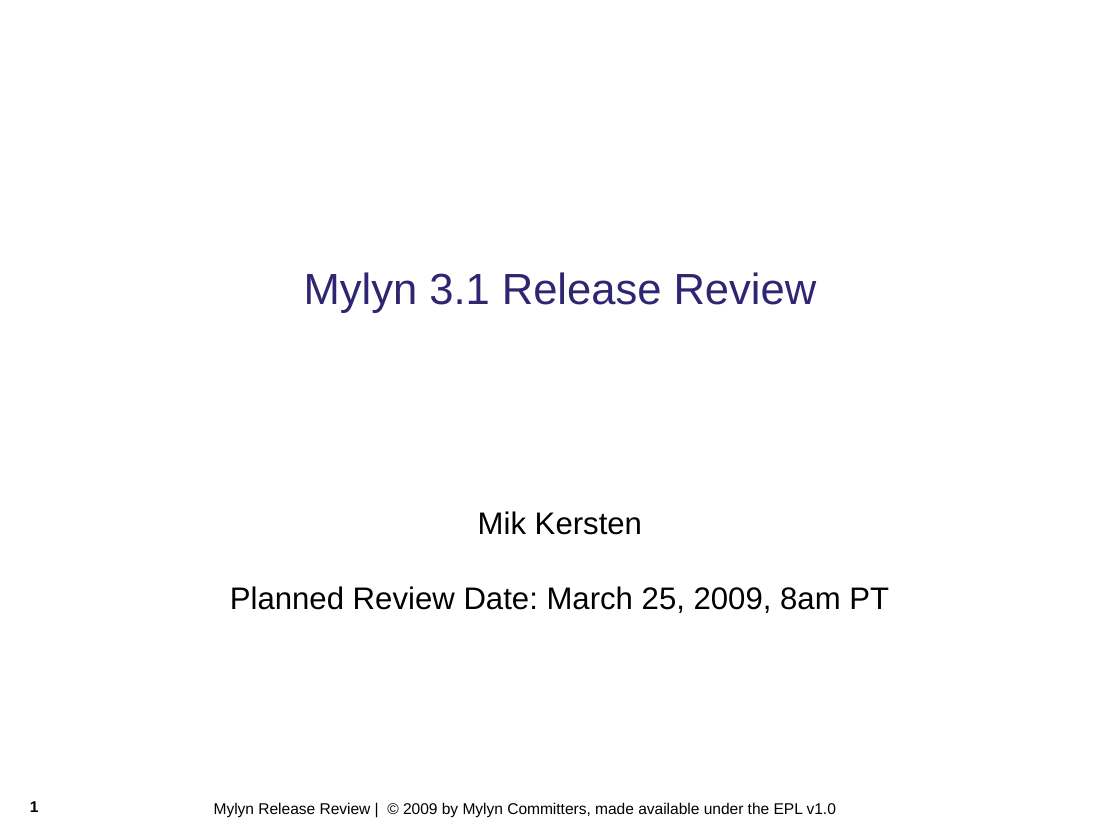
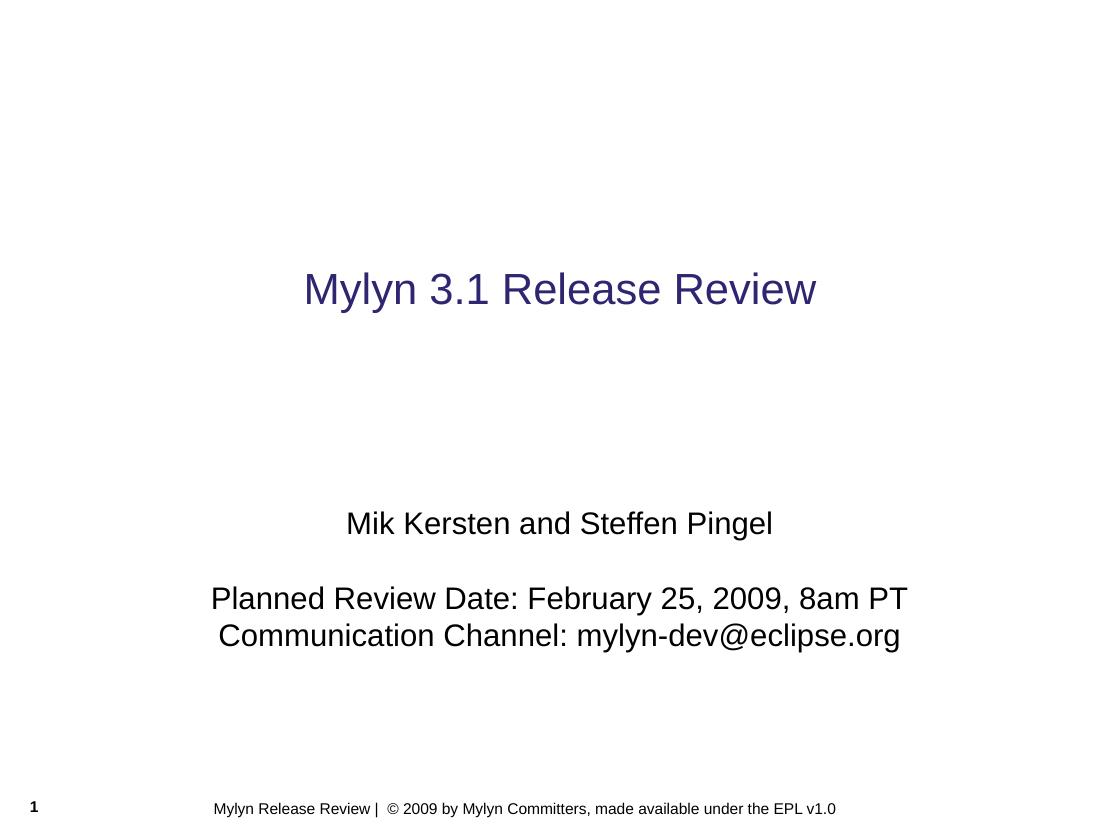
Before and after one commit to eclipse-mylyn/mylyn-website, a slide deck: slide 1 of publications/2009-03-mylyn-3.1-release-review.ppt. Drawn at 1120x840 pixels with LibreOffice and Linux fonts; fonts in the diff are those of the drawing; background and template pictures are left out. Boxes give left, top, right and bottom in pixels: in the first picture for what was removed or moved away, otherwise in the second. Text is boxed around its words. In the diff, an @@ line names an element or a change of style, - is before the commit and + after.

Commit message:
NEW - bug 263860: prepare Mylyn 3.1 release review https://bugs.eclipse.org/bugs/show_bug.cgi?id=263860

```diff
--- a/publications/2009-03-mylyn-3.1-release-review.ppt
+++ b/publications/2009-03-mylyn-3.1-release-review.ppt
@@ text at [211, 511, 908, 652]: text changed @@
-Mik Kersten
-Planned Review Date: March 25, 2009, 8am PT
+Mik Kersten and Steffen Pingel
+Planned Review Date: February 25, 2009, 8am PT
+Communication Channel: mylyn-dev@eclipse.org
```
Also in this commit, not shown: 13 other slides changed, 3 slides added, 1 slide removed.
